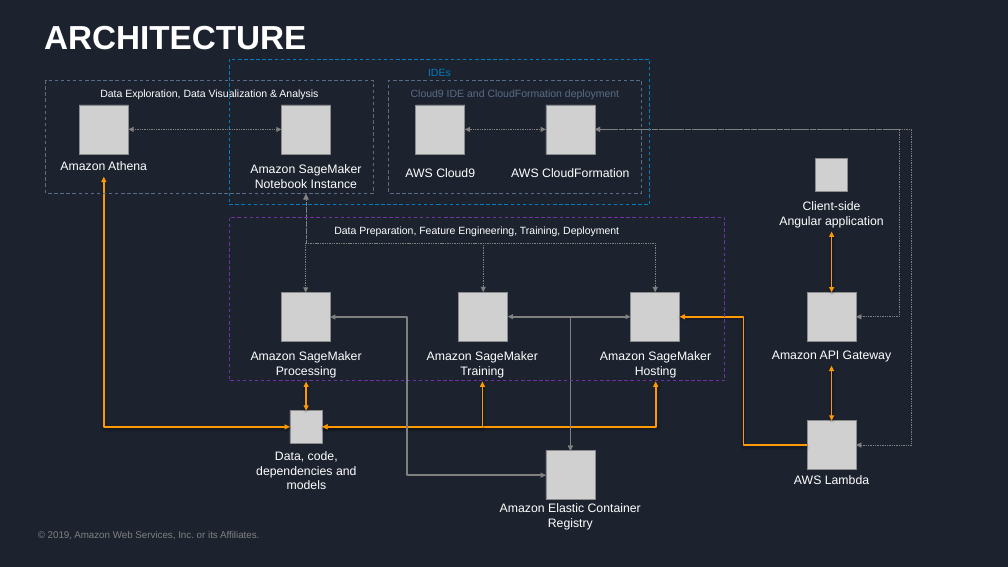
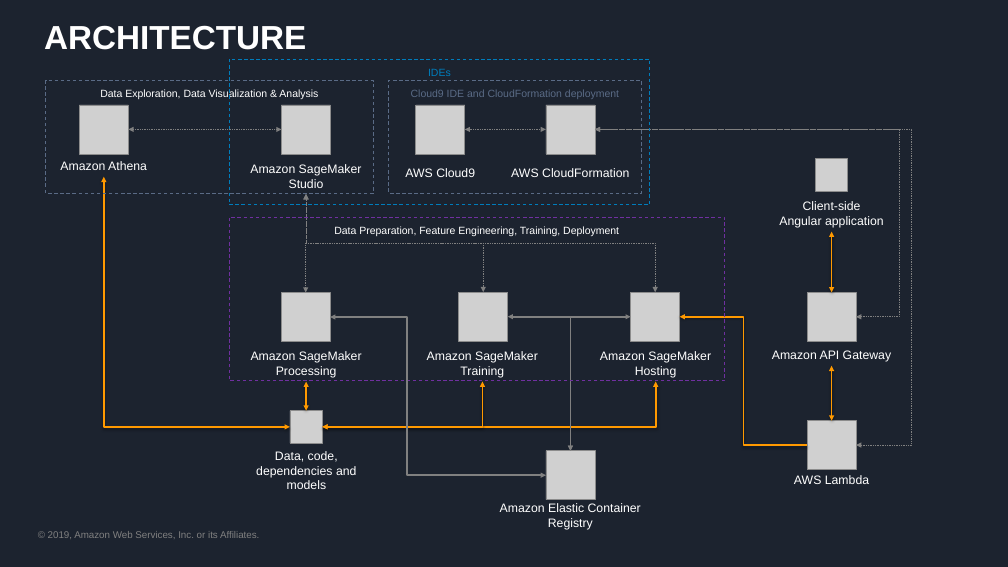
Before and after one commit to giuseppeporcelli/end-to-end-ml-sm, a slide deck: slide 5 of slides/end-to-end-ml-sm.pptx. Drawn at 1008x567 pixels with LibreOffice and Linux fonts; fonts in the diff are those of the drawing; grey boxes stand for pictures; background and template pictures are left out. Boxes give left, top, right and bottom in pixels: in the first picture for what was removed or moved away, otherwise in the second. Text is boxed around its words. In the diff, an @@ line names an element or a change of style, - is before the commit and + after.

Commit message:
Updatede architecture diagram and slides.
Updatede architecture diagram and slides.

```diff
--- a/slides/end-to-end-ml-sm.pptx
+++ b/slides/end-to-end-ml-sm.pptx
@@ text at (250, 164, 362, 188): text changed @@
-Amazon SageMaker
-Notebook Instance
+Amazon SageMaker
+Studio
```
Also in this commit, not shown: 2 other files.
